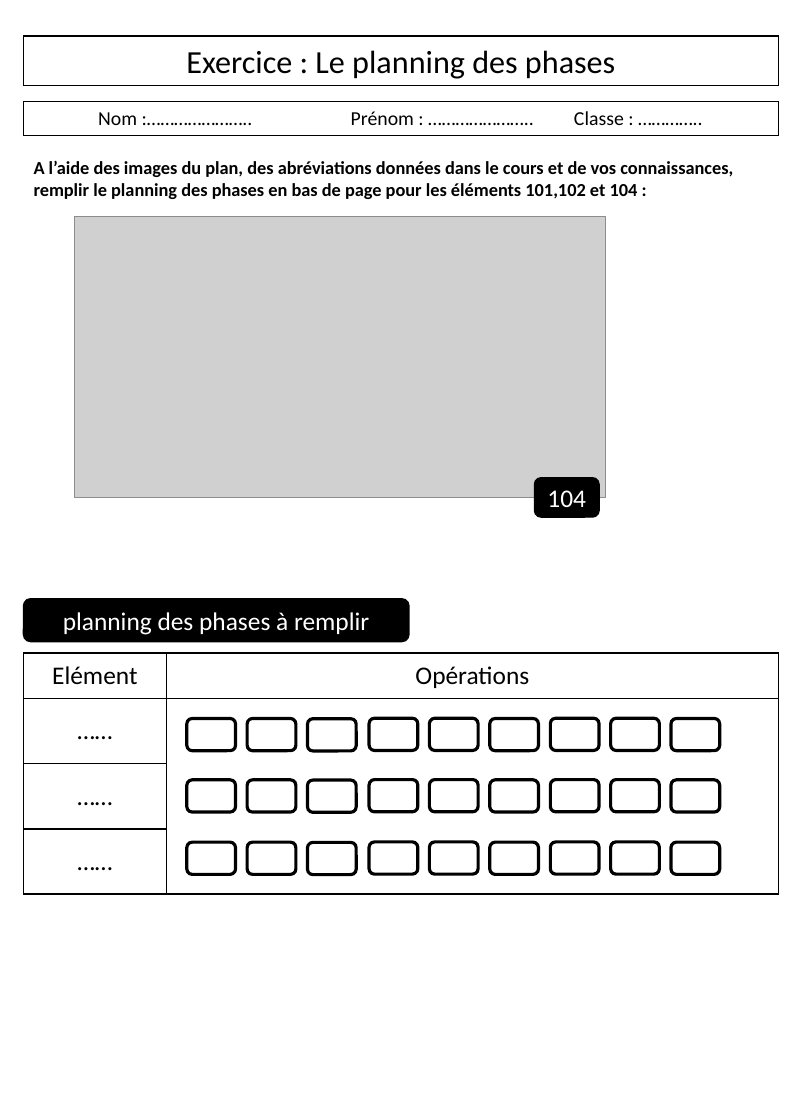
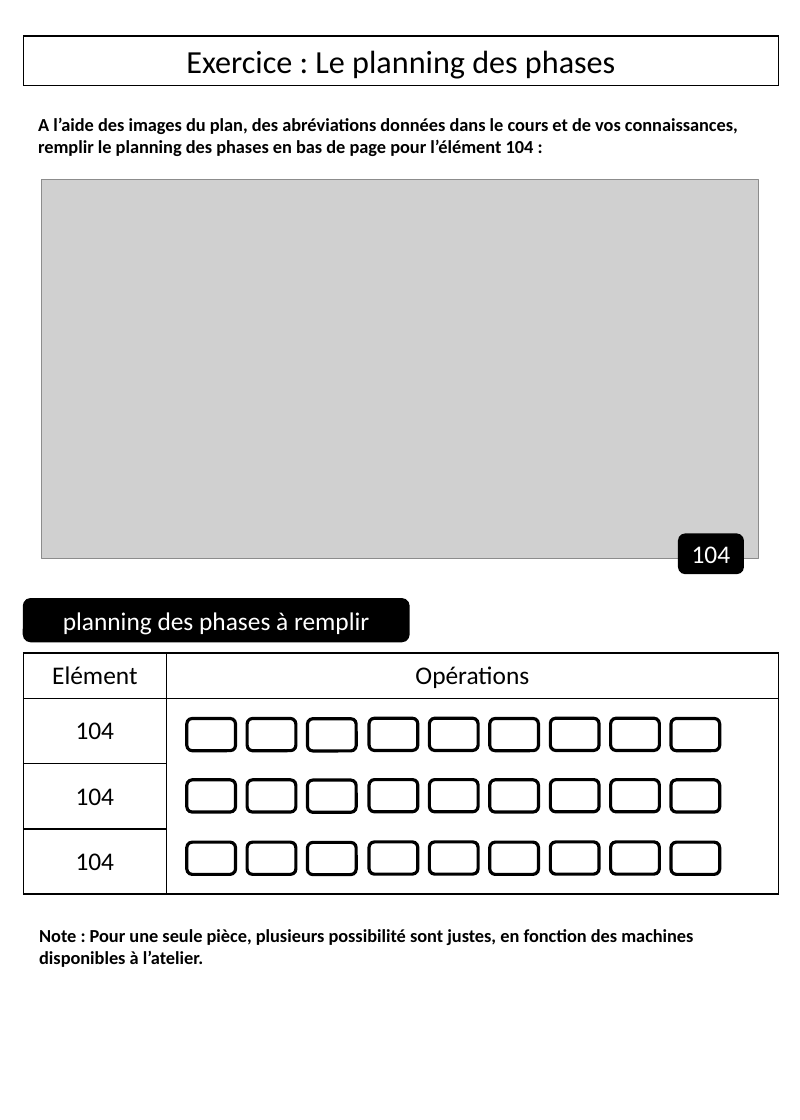
Before and after one commit to kduchevreuil/Cours-Menuiserie, a slide deck: slide 3 of Le planning de phase.pptx. Drawn at 800x1120 pixels with LibreOffice and Linux fonts; fonts in the diff are those of the drawing; grey boxes stand for pictures. Boxes give left, top, right and bottom in pixels: in the first picture for what was removed or moved away, otherwise in the second. Text is boxed around its words. In the diff, an @@ line names an element or a change of style, - is before the commit and + after.

```diff
--- a/Le planning de phase.pptx
+++ b/Le planning de phase.pptx
@@ rectangle removed at [23,102,779,136] @@
-Nom :………………….. Prénom : ………………….. Classe : …………..
@@ text at [38,117,738,156]: text changed @@
-A l’aide des images du plan, des abréviations données dans le cours et de vos connaissances, remplir le planning des phases en bas de page pour les éléments 101,102 et 104 :
+A l’aide des images du plan, des abréviations données dans le cours et de vos connaissances, remplir le planning des phases en bas de page pour l’élément 104 :
@@ picture: place and size @@
-picture at [74,217,606,498]
+picture at [42,180,758,559]
@@ rounded rectangle "104": place and size @@
-rounded rectangle "104" at [535,478,600,517]
+rounded rectangle "104" at [679,535,744,574]
@@ table at [23,654,779,895] @@
-row 2, column 1: ……
+row 2, column 1: 104
-row 3, column 1: ……
+row 3, column 1: 104
-row 4, column 1: ……
+row 4, column 1: 104
@@ text added at [39,929,693,967], 13 pt, text #000000, bold @@
+Note : Pour une seule pièce, plusieurs possibilité sont justes, en fonction des machines disponibles à l’atelier.
```
Also in this commit, not shown: 1 other slide changed, 2 other files.
